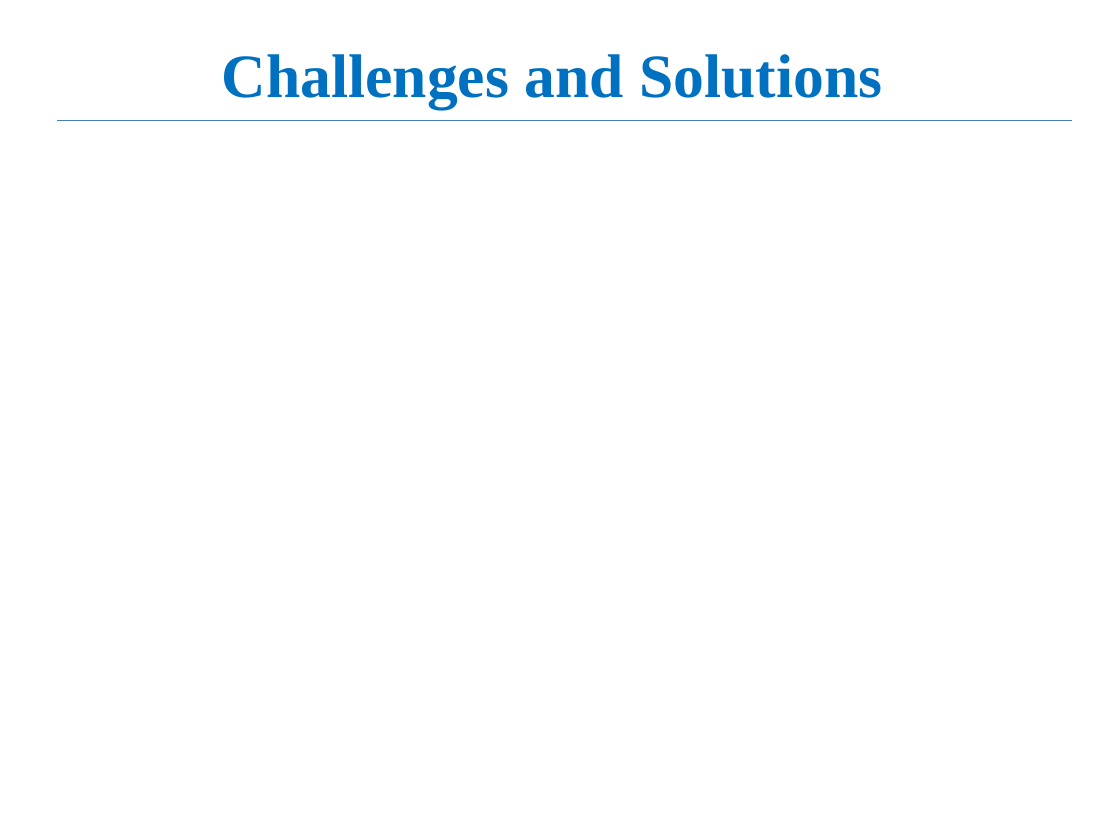
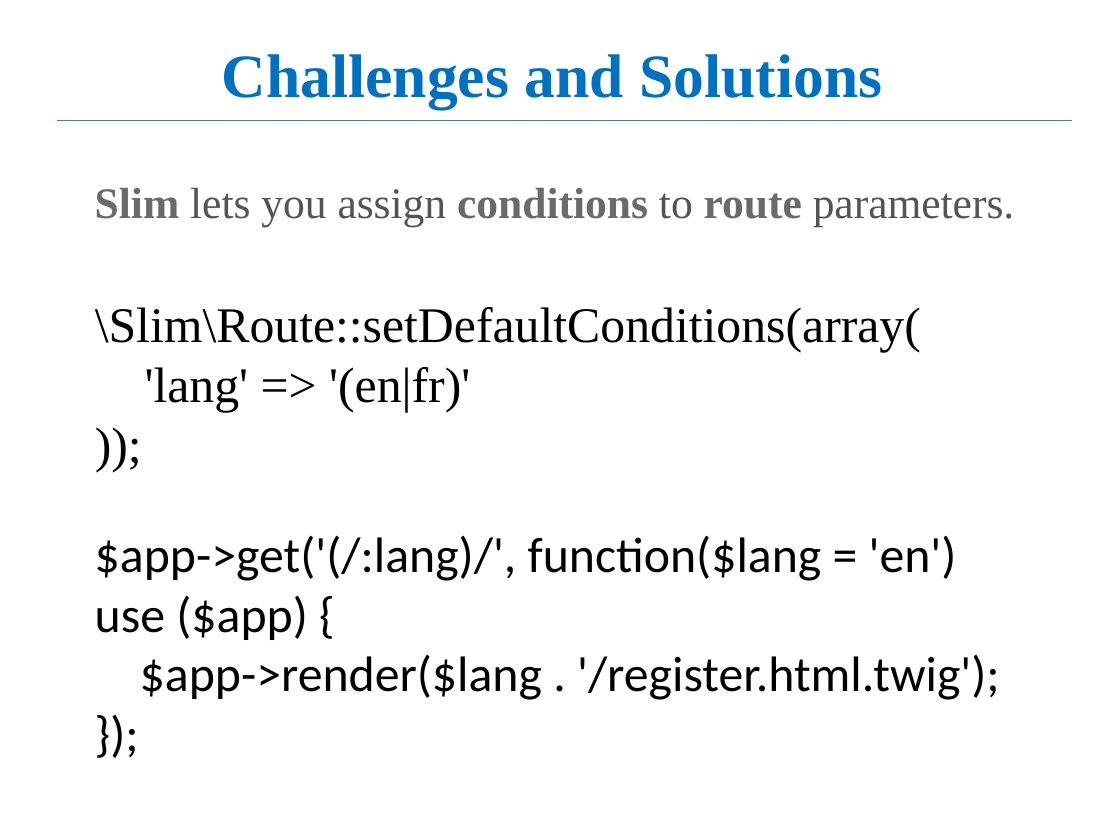
Before and after one commit to yassiejoon/PHPOnlineManagementSystem, a slide deck: slide 9 of documents/php_ofms.pptx (slide 6 before the commit). Drawn at 1120x840 pixels with LibreOffice and Linux fonts; fonts in the diff are those of the drawing. Boxes give left, top, right and bottom in pixels: in the first picture for what was removed or moved away, otherwise in the second. Text is boxed around its words. In the diff, an @@ line names an element or a change of style, - is before the commit and + after.

```diff
--- a/documents/php_ofms.pptx
+++ b/documents/php_ofms.pptx
@@ text added at [95,187,1015,227], 28 pt, text #545454 @@
+Slim lets you assign conditions to route parameters.
@@ text added at [95,307,921,412], 32 pt, text #000000 @@
+\Slim\Route::setDefaultConditions(array(
+'lang' => '(en|fr)'
+));
@@ text added at [95,535,1000,700], 32 pt, text #000000 @@
+$app->get('(/:lang)/', function($lang = 'en') use ($app) {
+$app->render($lang . '/register.html.twig');
+});
```
Also in this commit, not shown: 2 other slides changed, 4 slides added, 3 slides removed, 44 other files.
